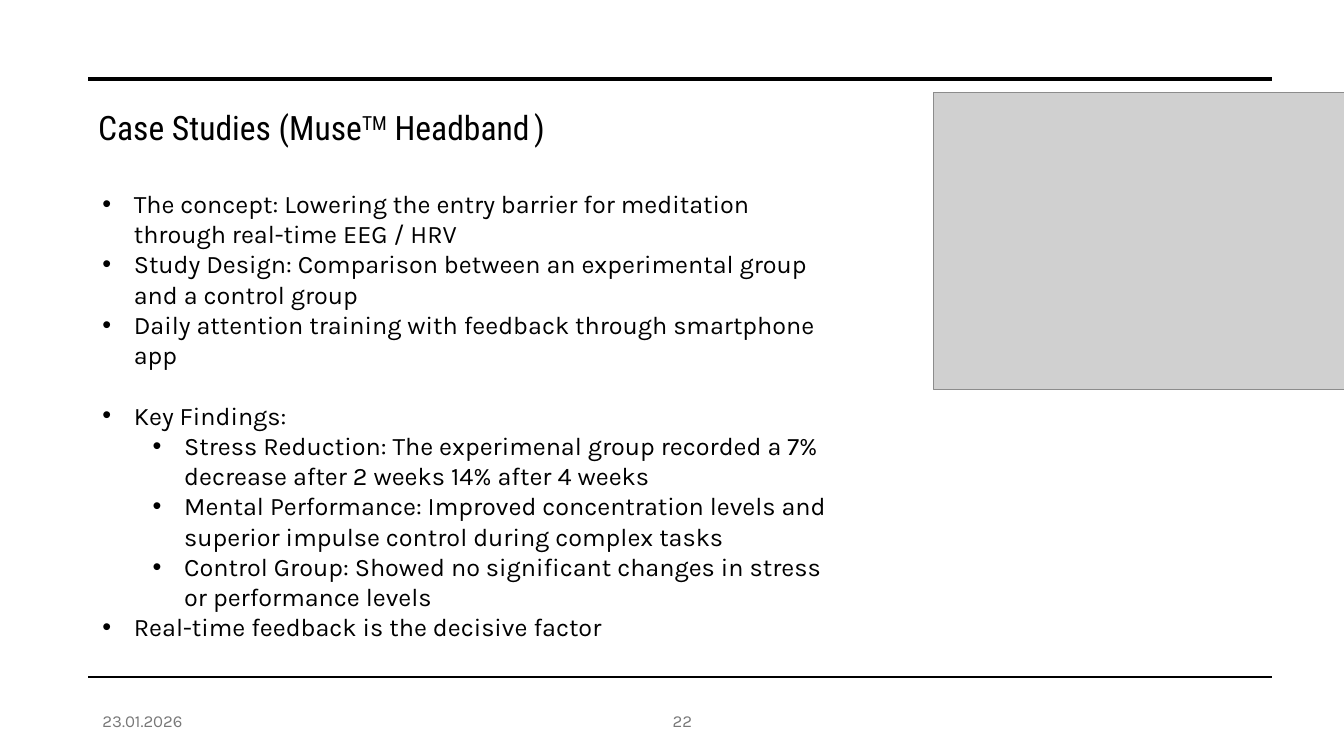
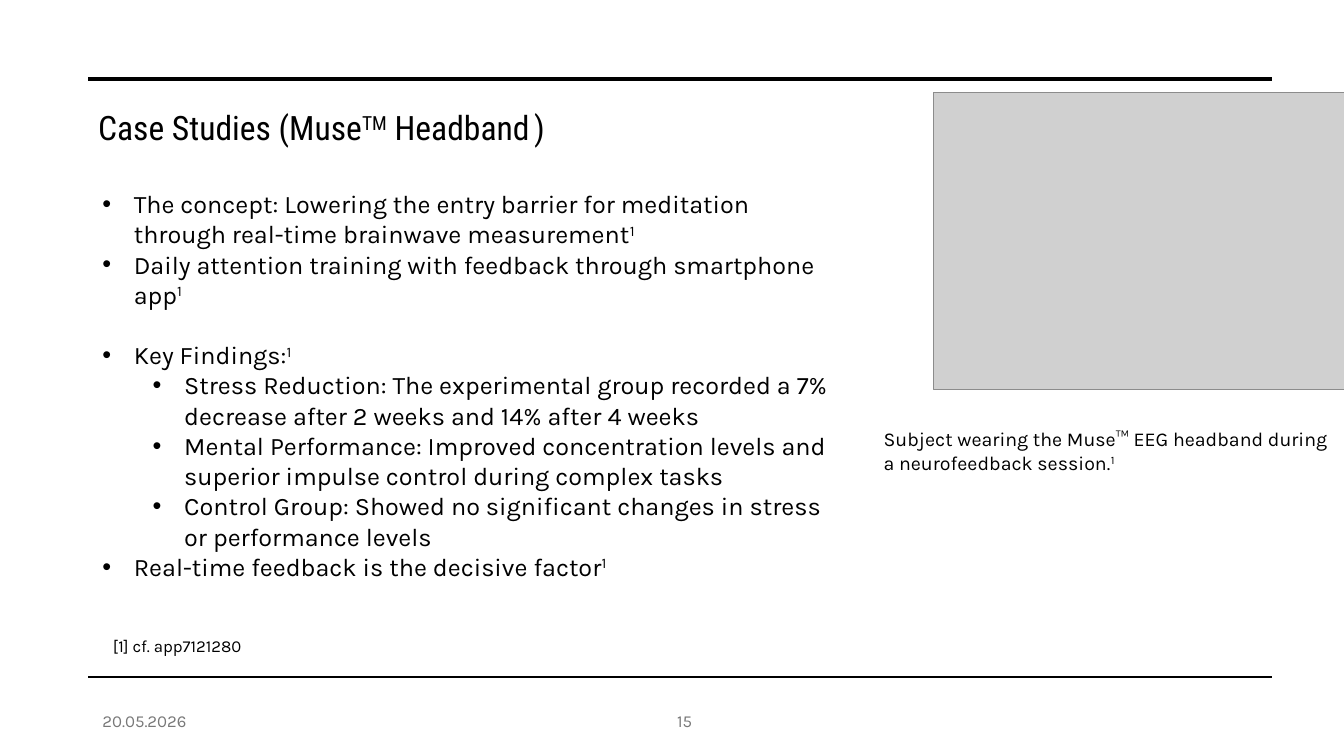
Before and after one commit to fabianprojects/fachseminar2, a slide deck: slide 15 of Vortrag Fachseminar.pptx (slide 22 before the commit). Drawn at 1344x756 pixels with LibreOffice and Linux fonts; fonts in the diff are those of the drawing; grey boxes stand for pictures. Boxes give left, top, right and bottom in pixels: in the first picture for what was removed or moved away, otherwise in the second. Text is boxed around its words. In the diff, an @@ line names an element or a change of style, - is before the commit and + after.

```diff
--- a/Vortrag Fachseminar.pptx
+++ b/Vortrag Fachseminar.pptx
@@ text at <box>134,195,827,426</box>: text changed @@
-• The concept: Lowering the entry barrier for meditation through real-time EEG / HRV
-• Study Design: Comparison between an experimental group and a control group
-• Daily attention training with feedback through smartphone app
-• Key Findings:
-  • Stress Reduction: The experimenal group recorded a 7% decrease after 2 weeks 14% after 4 weeks
+• The concept: Lowering the entry barrier for meditation through real-time brainwave measurement1
+• Daily attention training with feedback through smartphone app1
+• Key Findings:1
+  • Stress Reduction: The experimental group recorded a 7% decrease after 2 weeks and 14% after 4 weeks
@@ text added at <box>884,430,1327,471</box>, 14 pt, text #000000 @@
+Subject wearing the Muse™ EEG headband during a neurofeedback session.1
@@ text at <box>134,558,528,577</box>: text changed @@
-• Real-time feedback is the decisive factor
+• Real-time feedback is the decisive factor1
@@ text added at <box>113,639,242,656</box>, 12 pt, text #000000 @@
+[1] cf. app7121280
@@ text at <box>102,716,186,727</box>: text changed @@
-23.01.2026
+20.05.2026
@@ page number at <box>677,716,692,727</box>: text changed @@
-22
+15
```
Also in this commit, not shown: 21 other slides changed, 8 slides removed, 44 other files.
